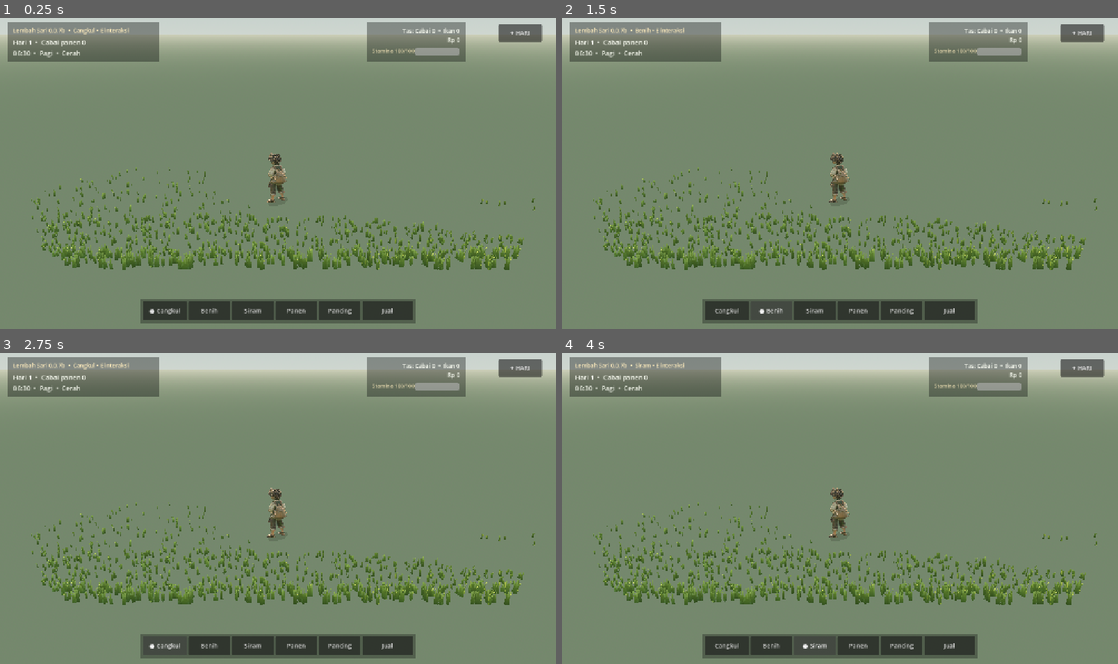
Above: before the commit, frames 1-4 (two rows, left to right).
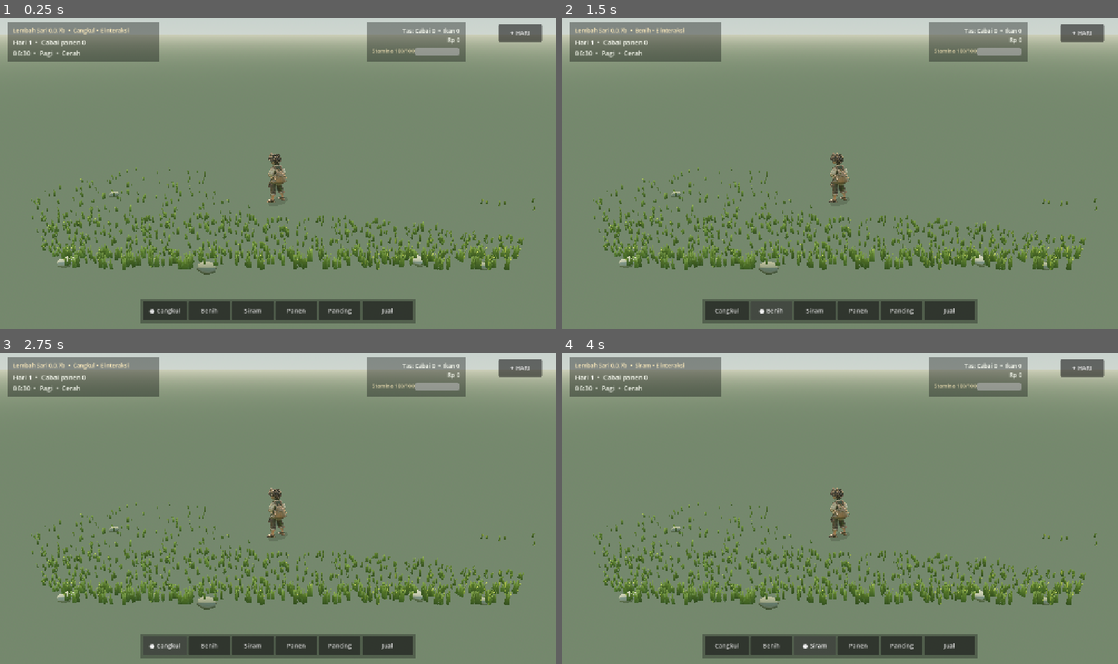
Above: after the commit, the same moments.

Repository: eneft/Lembah-sari
Game: Godot game, scene res://scenes/PlayableV5Test.tscn
Same seed, same stepped clock (60 frames per second), same inputs: the game is played once before the commit and once after it.
Inputs:
- Up to frame 1 (0.25 s): no input
- Up to frame 2 (1.5 s): click "● Cangkul" at 0.5 s; click "Benih" at 1.25 s
- Up to frame 3 (2.75 s): click "Cangkul" at 2 s
- Up to frame 4 (4 s): click "Siram" at 2.75 s; click "● Siram" at 3.5 s

The runs differ from the first frame. In frame 1, 0.2% of the frame differs, in the area x 10-88%, y 55-83%; in frame 2, 0.2%; in frame 3, 0.2%; in frame 4, 0.2%.

Commit message:
Apply six partly-buried riverbank stones after lightweight foreground grass

Diff:
--- a/scripts/playable_v5_test.gd
+++ b/scripts/playable_v5_test.gd
@@ -3,6 +3,7 @@
 const HYBRID_ENVIRONMENT = "res://scripts/village_hybrid_environment.gd"
 const FOREGROUND_PLANTS = "res://scripts/village_foreground_plants.gd"
 const FOREGROUND_GRASS = "res://scripts/village_foreground_grass.gd"
+const GROUND_DETAILS = "res://scripts/village_ground_details.gd"
 
 const HERO_SCENE: String = "res://assets/models/hero_scene_v5.glb"
 const PLAYER_HOUSE_SCENE: String = "res://assets/models/player_house_traditional_v4.glb"
@@ -33,6 +34,7 @@
 	_apply_hybrid_environment()
 	_apply_foreground_plants()
 	_apply_foreground_grass()
+	_apply_ground_details()
 
 
 func _build_environment() -> void:
@@ -378,3 +380,11 @@
 		return
 	var camera: Camera3D = player.get_node("CameraRig/Camera3D") as Camera3D
 	grass_script.new().apply(self,camera,player)
+
+func _apply_ground_details() -> void:
+	var detail_script: Script = load(GROUND_DETAILS) as Script
+	if detail_script == null or not detail_script.can_instantiate():
+		push_error("[LembahSari] Missing organic riverbank stone details")
+		return
+	var fixed_camera: Camera3D = player.get_node("CameraRig/Camera3D") as Camera3D
+	detail_script.new().apply(self,fixed_camera)
